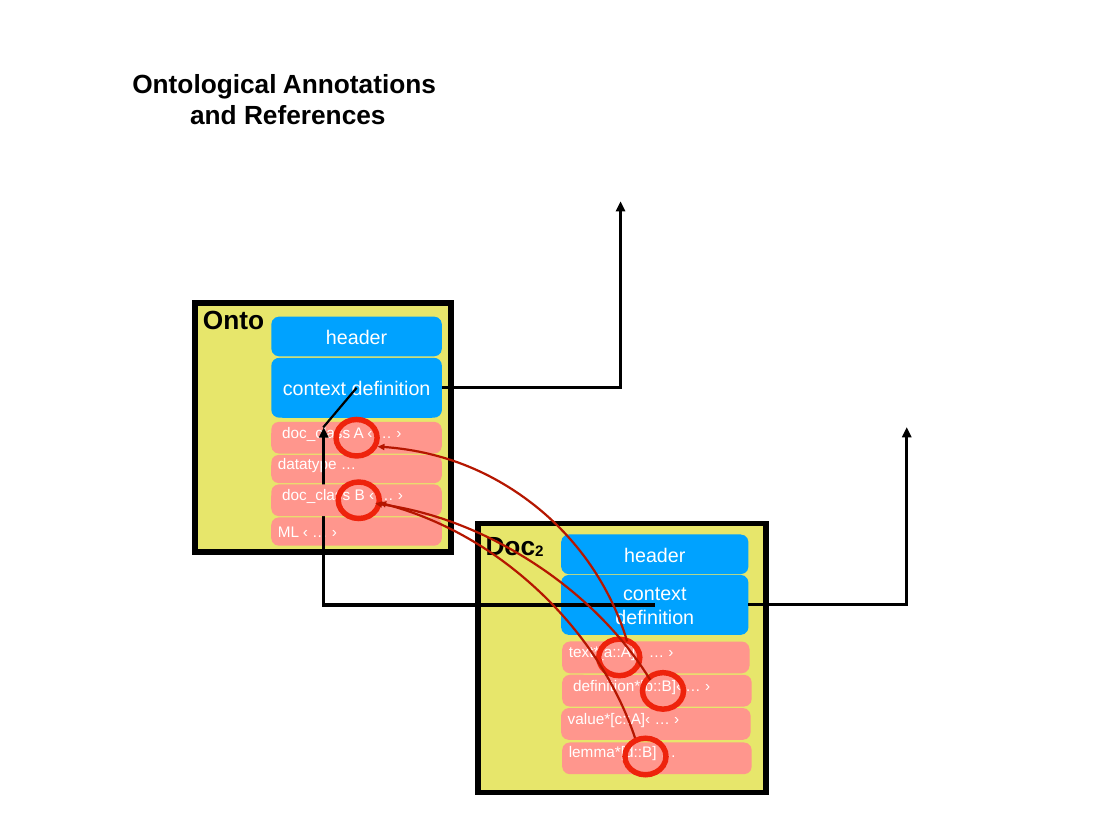
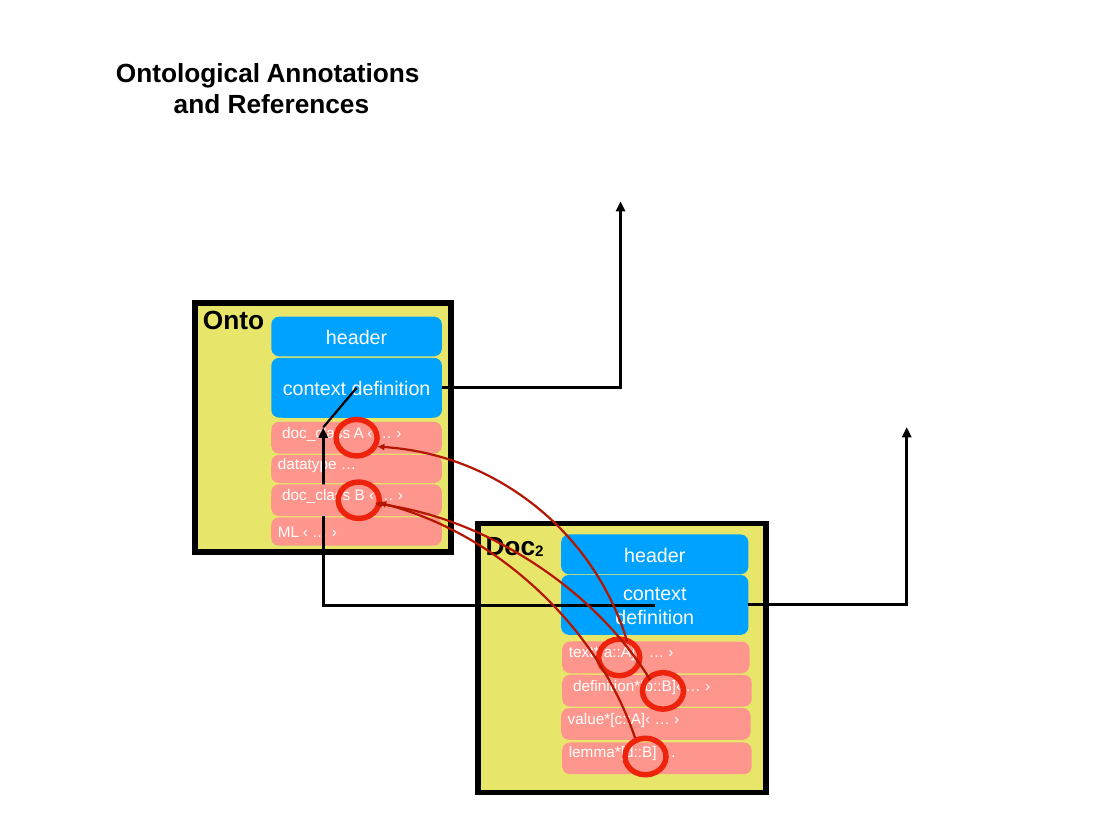
Before and after one commit to logicalhacking/Isabelle_DOF, a slide deck: slide 6 of Isabelle_DOF/document/figures/document-model.pptx (slide 5 before the commit). Drawn at 1120x840 pixels with LibreOffice and Linux fonts; fonts in the diff are those of the drawing. Boxes give left, top, right and bottom in pixels: in the first picture for what was removed or moved away, otherwise in the second. Text is boxed around its words. In the diff, an @@ line names an element or a change of style, - is before the commit and + after.

```diff
--- a/Isabelle_DOF/document/figures/document-model.pptx
+++ b/Isabelle_DOF/document/figures/document-model.pptx
@@ text "Ontological Annotations and References": place and size @@
-text "Ontological Annotations and References" at [132, 74, 436, 125]
+text "Ontological Annotations and References" at [116, 63, 420, 114]
@@ elbow arrow (323, 428) - (655, 605): route changed @@
```
Also in this commit, not shown: 4 other slides changed, 1 slide added, 3 other files.
